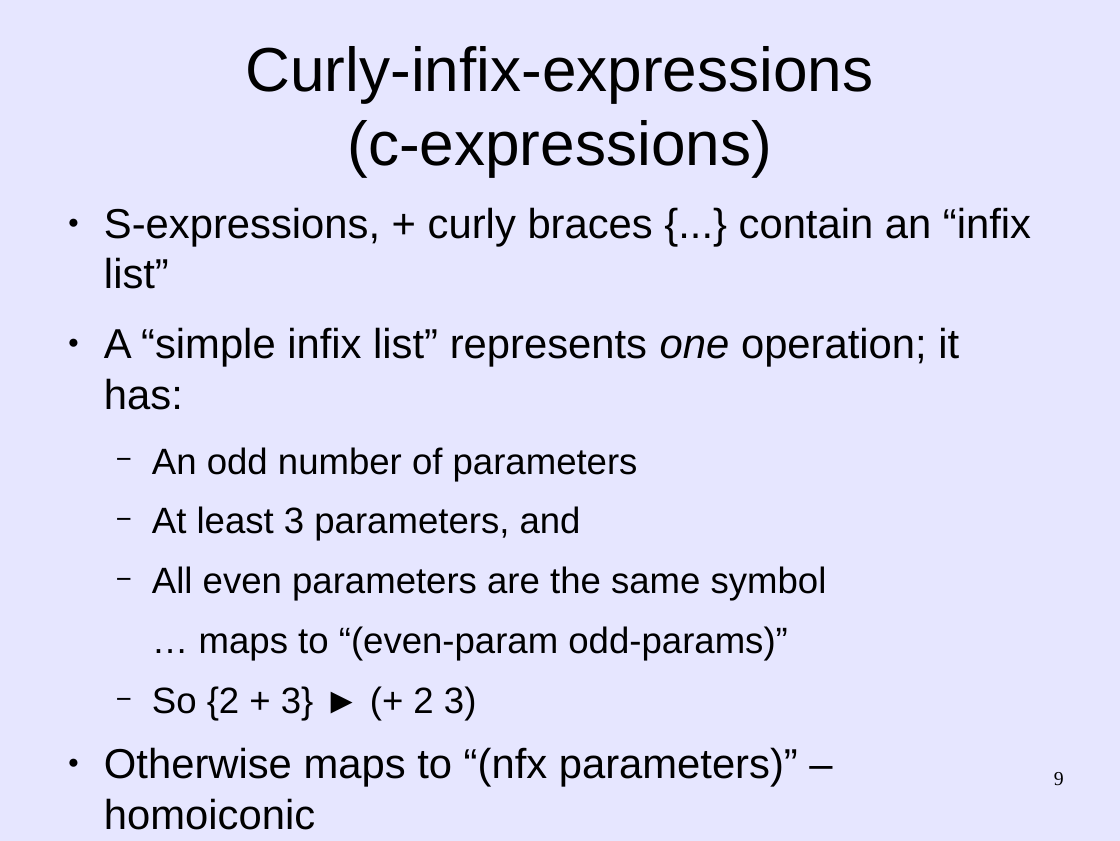
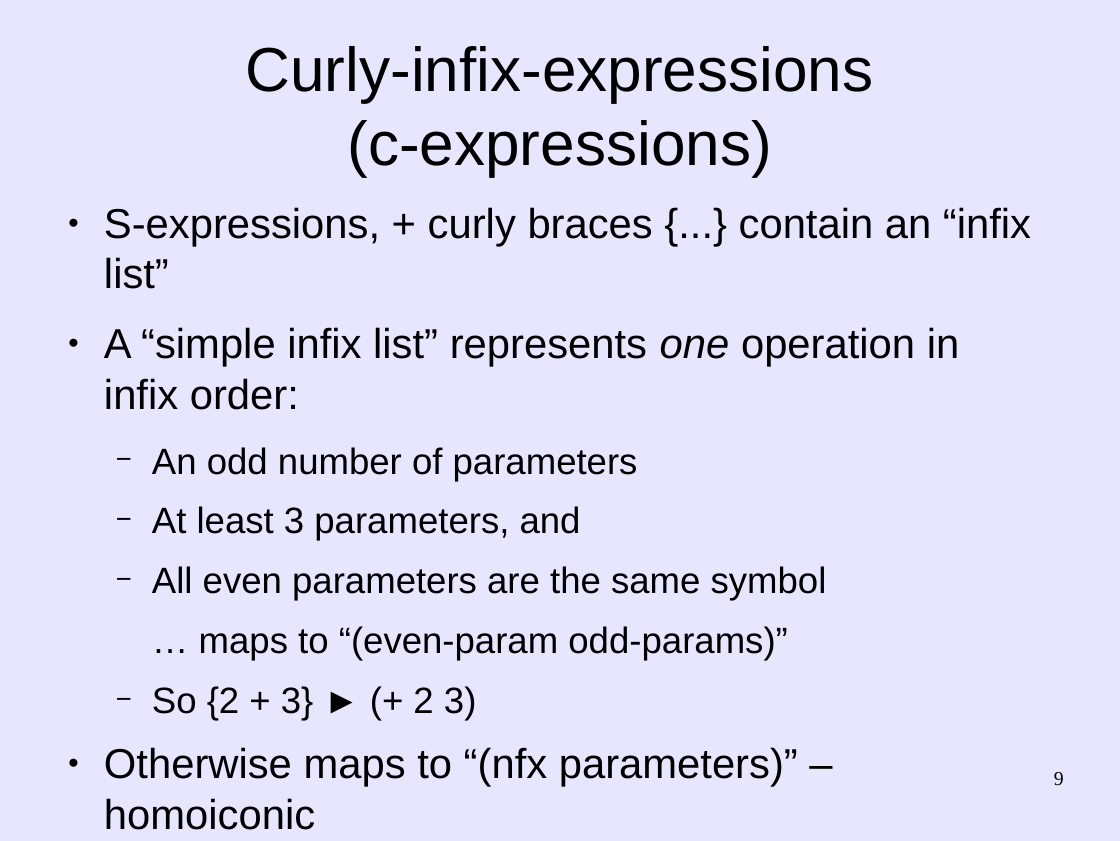
Before and after one commit to martin12333/Readable-Lisp-S-expressions, a slide deck: slide 9 of readable-s-expressions.odp. Drawn at 1120x841 pixels with LibreOffice and Linux fonts; fonts in the diff are those of the drawing. Boxes give left, top, right and bottom in pixels: in the first picture for what was removed or moved away, otherwise in the second. Text is boxed around its words. In the diff, an @@ line names an element or a change of style, - is before the commit and + after.

Commit message:
readable-s-expressions.odp: Minor tweaks to presentation

```diff
--- a/readable-s-expressions.odp
+++ b/readable-s-expressions.odp
@@ text at (x1=104, y1=327, x2=959, y2=410): text changed @@
-● A “simple infix list” represents one operation; it has:
+● A “simple infix list” represents one operation in infix order:
```
Also in this commit, not shown: 4 other slides changed.
